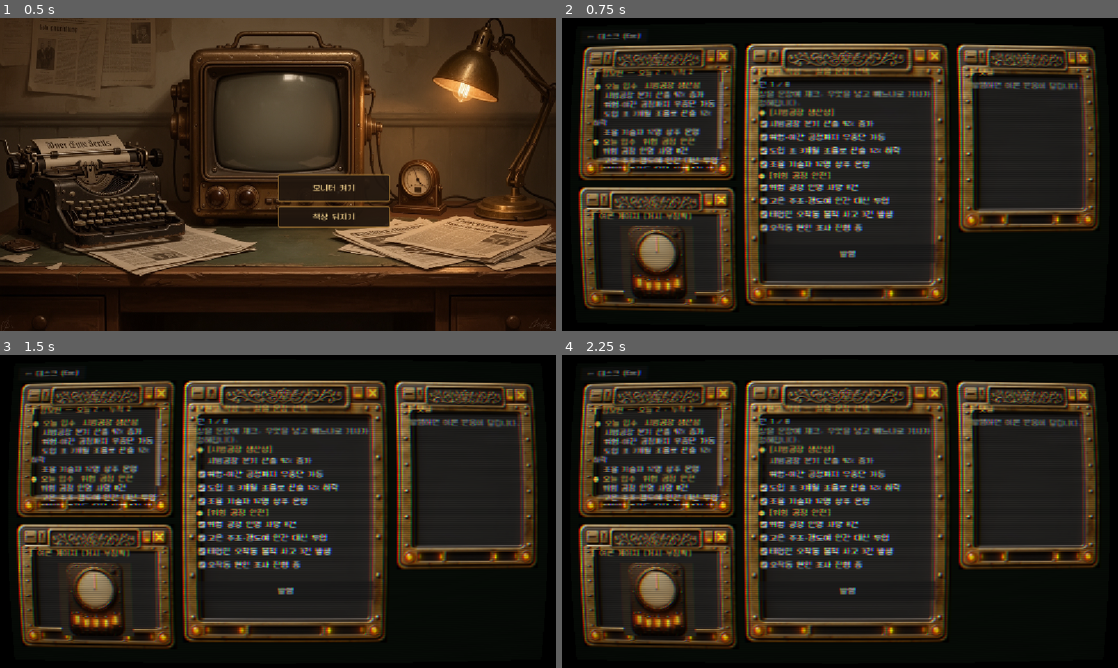
Above: before the commit, frames 1-4 (two rows, left to right).
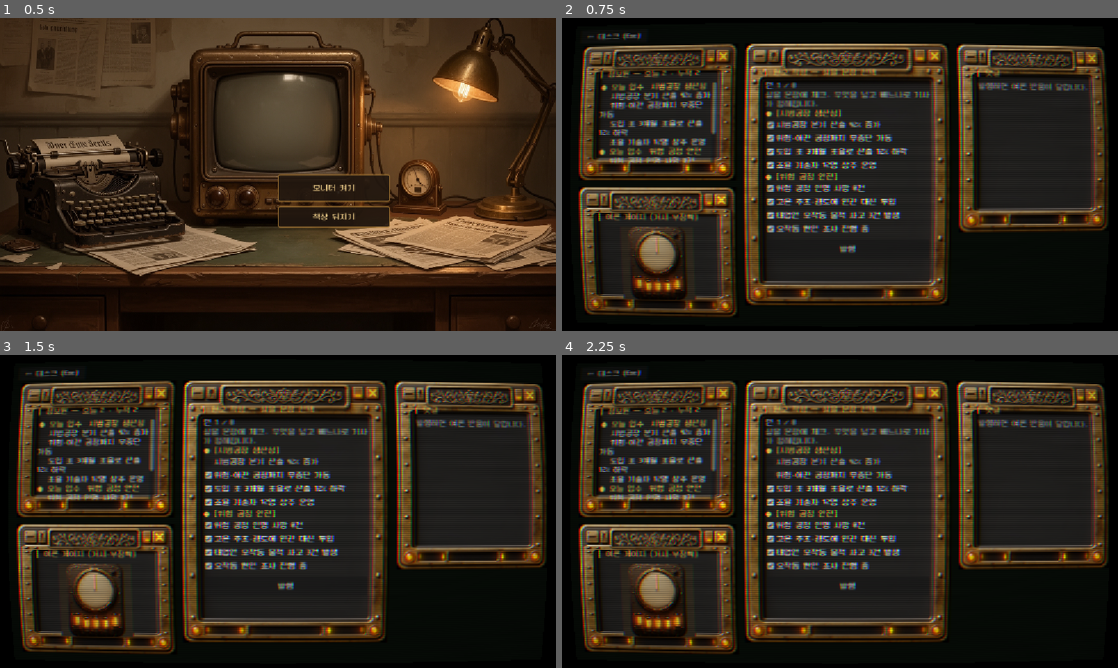
Above: after the commit, the same moments.

Repository: JiwonKim-kr/artificer-pipeline
Game: Godot game, scene res://scenes/main.tscn
Same seed, same stepped clock (60 frames per second), same inputs: the game is played once before the commit and once after it.
Inputs:
- Up to frame 1 (0.5 s): no input
- Up to frame 2 (0.75 s): click "모니터 켜기" at 0.5 s
- Up to frame 3 (1.5 s): click "시범공장 분기 산출 42% 증가" at 1.25 s
- Up to frame 4 (2.25 s): click "위험·야간 공정까지 무중단 가동" at 2 s

Frame 1 is identical in both runs. In frame 2, 17% of the frame differs, in the area x 4-99%, y 9-96%; in frame 3, 17%; in frame 4, 17%.

Commit message:
[play build] Phase1 폴리시 — 창 텍스트 삐짐 수정 + SE 볼륨 완화
#6 본문이 브라스 프레임 밑으로 삐져나가던 것: content_margin 30→44(좌우)·
28→38(하) 로 9-slice 장식폭과 맞춤. 댓글 창도 스크롤 영역화(informant/editor 와 통일).
#1 SE 볼륨 즉시 완화: main.tscn 오디오 노드 5종 volume_db=-8(스톱갭 —
Phase2에서 SE/BGM 버스 + 설정 버튼으로 정식 대체 예정).
import/smoke PASS.

Co-Authored-By: Claude Opus 4.8 <noreply@anthropic.com>

Diff:
--- a/scenes/main.tscn
+++ b/scenes/main.tscn
@@ -29,27 +29,32 @@
 stream = ExtResource("3_se_stream")
 target_path = NodePath("..")
 signal_name = &"monitor_powered"
+volume_db = -8.0
 
 [node name="SeUiPublish" type="AudioStreamPlayer" parent="."]
 script = ExtResource("4_se_emitter")
 stream = ExtResource("5_se_stream")
 target_path = NodePath("..")
 signal_name = &"article_published"
+volume_db = -8.0
 
 [node name="SeUiDetected" type="AudioStreamPlayer" parent="."]
 script = ExtResource("6_se_emitter")
 stream = ExtResource("7_se_stream")
 target_path = NodePath("..")
 signal_name = &"distortion_detected"
+volume_db = -8.0
 
 [node name="SeUiEnding" type="AudioStreamPlayer" parent="."]
 script = ExtResource("8_se_emitter")
 stream = ExtResource("9_se_stream")
 target_path = NodePath("..")
 signal_name = &"ending_reached"
+volume_db = -8.0
 
 [node name="SeUiClueFound" type="AudioStreamPlayer" parent="."]
 script = ExtResource("10_se_emitter")
 stream = ExtResource("11_se_stream")
 target_path = NodePath("..")
 signal_name = &"clue_found"
+volume_db = -8.0
--- a/src/ui/main.gd
+++ b/src/ui/main.gd
@@ -227,11 +227,12 @@
 		# 9-slice 마진: 창이 340px 대인데 96(텍스처 장식 실폭)을 쓰면 모서리만으로
 		# 폭을 다 먹어 본문이 넘친다. 44 로 줄여 테두리 질감만 살린다.
 		sb.set_texture_margin_all(44.0)
-		# 본문은 테두리 안쪽으로. 상단은 프레임 타이틀바 장식을 피해 더 크게 잡는다.
-		sb.content_margin_left = 30.0
-		sb.content_margin_right = 30.0
-		sb.content_margin_top = 54.0   # 프레임 타이틀바 장식 아래로 본문을 내린다
-		sb.content_margin_bottom = 28.0
+		# 본문은 테두리 안쪽으로. 브라스 장식이 좌우 ~44px 라 본문 여백을 그만큼 줘야
+		# 글자가 테두리 밑으로 삐져나가지 않는다(9-slice 마진과 맞춘다).
+		sb.content_margin_left = 44.0
+		sb.content_margin_right = 44.0
+		sb.content_margin_top = 56.0   # 프레임 타이틀바 장식 아래로 본문을 내린다
+		sb.content_margin_bottom = 38.0
 		panel.add_theme_stylebox_override("panel", sb)
 	var vb := VBoxContainer.new()
 	panel.add_child(vb)
@@ -390,7 +391,7 @@
 
 func _make_comments(pos: Vector2, size: Vector2) -> Control:
 	var panel := _window(pos, size, "댓글")
-	_comments_box = _body_of(panel)
+	_comments_box = _scroll_body(_body_of(panel))  # 댓글이 많아도 스크롤로 접근(삐짐 방지)
 	var hint := Label.new()
 	hint.text = "발행하면 여론 반응이 달립니다."
 	hint.modulate = Color(0.7, 0.7, 0.7)
